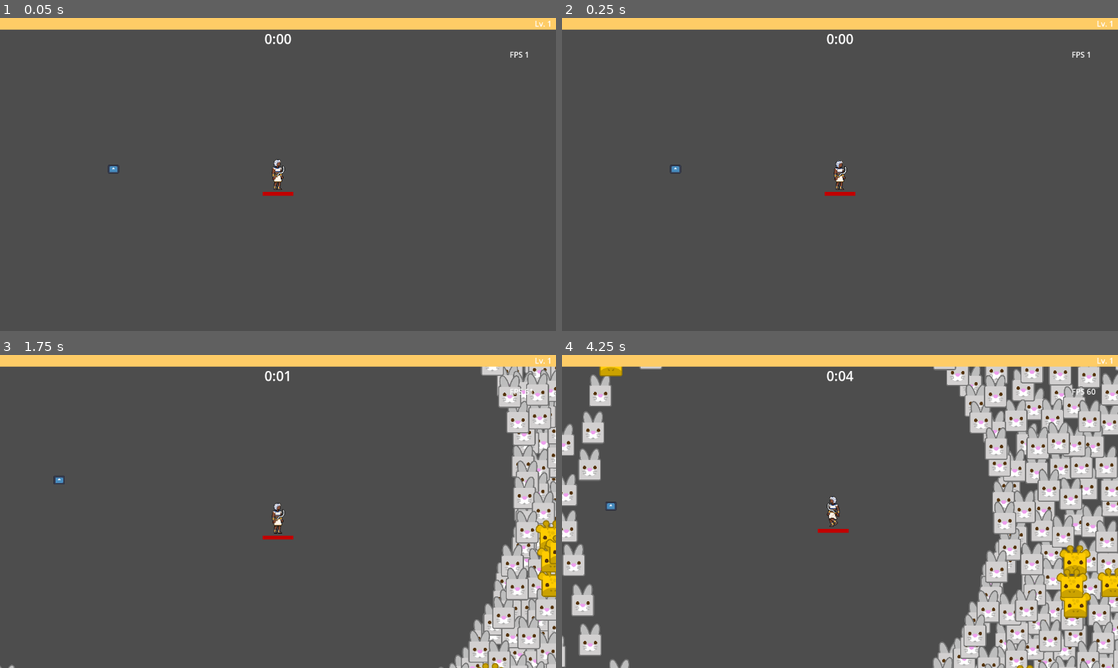
Above: before the commit, frames 1-4 (two rows, left to right).
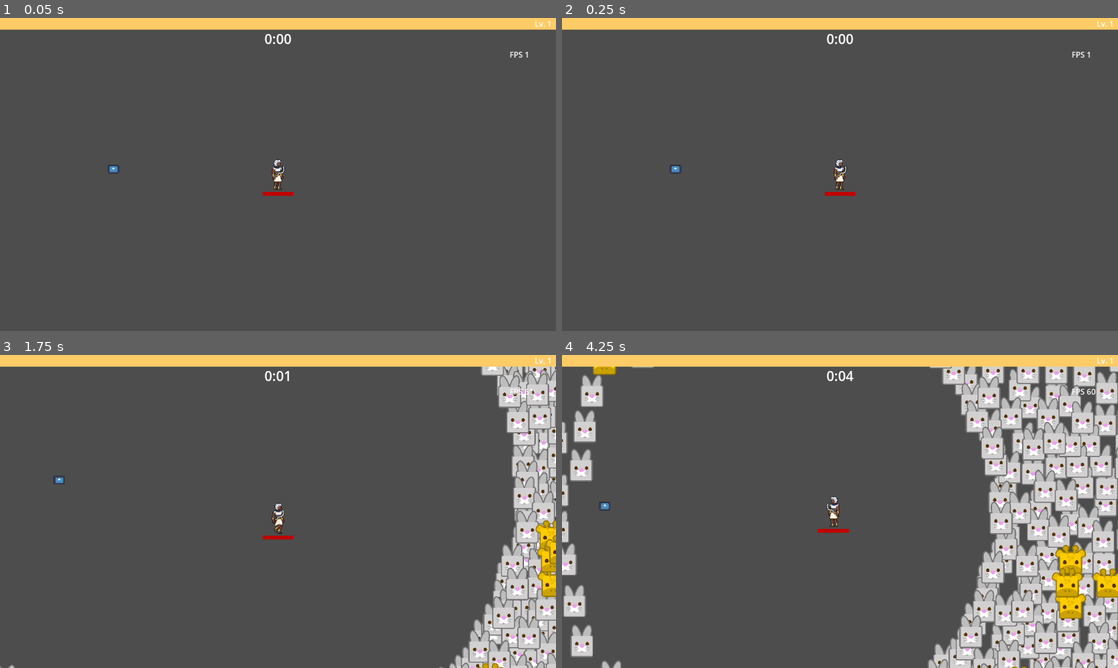
Above: after the commit, the same moments.

Repository: Boushitou/Q3_Nil_Survivor
Game: Godot game, scene res://Scenes/main_game.tscn
The game is run twice, just before and just after one commit, with the same random seed, the same clock (stepped at 60 frames per second) and the same inputs. The engine's default icon, where the game draws it, is replaced by a stand-in: a white triangle on a blue panel in a dark square.
Inputs:
- Up to frame 1 (0.05 s): no input
- Up to frame 2 (0.25 s): no input
- Up to frame 3 (1.75 s): tap Enter at 0.5 s; hold D (move_right) 0.53-1.28 s; hold S (move_down) from 1.28 s (still down)
- Up to frame 4 (4.25 s): release S (move_down) at 2.03 s; hold D (move_right) 2.03-2.78 s; hold W (move_up) 2.78-3.53 s; hold Q (move_left) from 3.53 s (still down); tap Escape (pause, bound only after the commit) at 4.15 s

Frame 1 is identical in both runs. In frame 2, less than 0.1% of the frame differs, in the area x 48-52%, y 45-52%; in frame 3, 0.1%; in frame 4, 18%, in the area x 0-100%, y 3-100%.

Commit message:
Pause is now handled by the Game Manager.

Diff:
--- a/Scenes/Player.tscn
+++ b/Scenes/Player.tscn
@@ -57,10 +57,12 @@
 radius = 126.0
 
 [node name="Player" type="Node" node_paths=PackedStringArray("player_movement") groups=["player"]]
+process_mode = 3
 script = ExtResource("1_d1yww")
 player_movement = NodePath("Body")
 
 [node name="Body" type="Area2D" parent="." node_paths=PackedStringArray("player_stats", "inventory")]
+process_mode = 1
 collision_mask = 6
 monitorable = false
 script = ExtResource("2_jhwxv")
@@ -68,12 +70,14 @@
 inventory = NodePath("../Inventory")
 
 [node name="BodyCollision" type="CollisionShape2D" parent="Body" node_paths=PackedStringArray("health")]
+process_mode = 1
 position = Vector2(-1.5, 0)
 shape = SubResource("RectangleShape2D_rexpl")
 script = ExtResource("5_b0aba")
 health = NodePath("../../Health")
 
 [node name="AnimatedSprite2D" type="AnimatedSprite2D" parent="Body" node_paths=PackedStringArray("player_controller")]
+process_mode = 1
 sprite_frames = SubResource("SpriteFrames_cghne")
 animation = &"idle"
 frame_progress = 0.578545
@@ -81,6 +85,7 @@
 player_controller = NodePath("../..")
 
 [node name="XpArea" type="Area2D" parent="Body"]
+process_mode = 1
 visible = false
 collision_layer = 0
 collision_mask = 4
@@ -91,12 +96,14 @@
 shape = SubResource("CircleShape2D_2iisx")
 
 [node name="PlayerAttack" type="Node" parent="Body" node_paths=PackedStringArray("inventory", "player_movement", "player_stats")]
+process_mode = 1
 script = ExtResource("9_4gebf")
 inventory = NodePath("../../Inventory")
 player_movement = NodePath("..")
 player_stats = NodePath("../../PlayerStats")
 
 [node name="Control" type="Control" parent="Body"]
+process_mode = 1
 layout_mode = 3
 anchors_preset = 0
 offset_left = -24.0
@@ -105,6 +112,7 @@
 offset_bottom = 112.0
 
 [node name="HealthProgressBar" type="TextureProgressBar" parent="Body/Control" node_paths=PackedStringArray("health")]
+process_mode = 1
 z_index = 10
 layout_mode = 0
 offset_left = -8.0
@@ -122,6 +130,7 @@
 health = NodePath("../../../Health")
 
 [node name="PlayerStats" type="Node" parent="." node_paths=PackedStringArray("inventory", "health")]
+process_mode = 1
 script = ExtResource("4_jjtk5")
 inventory = NodePath("../Inventory")
 stats = {
@@ -135,10 +144,12 @@
 health = NodePath("../Health")
 
 [node name="Health" type="Node" parent="."]
+process_mode = 1
 script = ExtResource("6_lf85x")
 total_health = 99999
 
 [node name="Inventory" type="Node" parent="."]
+process_mode = 1
 process_priority = -1
 script = ExtResource("7_mn01f")
 starting_weapon_data = ExtResource("10_3t0p2")
--- a/Scenes/UIs/main_menu.tscn
+++ b/Scenes/UIs/main_menu.tscn
@@ -1,6 +1,6 @@
 [gd_scene load_steps=3 format=3 uid="uid://c1b7w07yqen6i"]
 
-[ext_resource type="Script" path="res://Scripts/UIs/MainMenu.gd" id="1_67p6t"]
+[ext_resource type="Script" path="res://Scripts/UIs/Menu.gd" id="1_67p6t"]
 
 [sub_resource type="LabelSettings" id="LabelSettings_tbc1t"]
 font_size = 62
--- /dev/null
+++ b/Scenes/UIs/pause_menu.tscn
@@ -0,0 +1,86 @@
+[gd_scene load_steps=3 format=3 uid="uid://blevg44ichqh8"]
+
+[ext_resource type="Script" path="res://Scripts/UIs/Menu.gd" id="1_3pw4b"]
+[ext_resource type="Texture2D" uid="uid://cwok782vrw060" path="res://Assets/Shapes/Square.png" id="1_cg81r"]
+
+[node name="pause_menu" type="Control"]
+layout_mode = 3
+anchors_preset = 15
+anchor_right = 1.0
+anchor_bottom = 1.0
+grow_horizontal = 2
+grow_vertical = 2
+script = ExtResource("1_3pw4b")
+
+[node name="Background" type="NinePatchRect" parent="."]
+modulate = Color(0.687215, 0.687215, 0.687215, 1)
+layout_mode = 1
+anchors_preset = 8
+anchor_left = 0.5
+anchor_top = 0.5
+anchor_right = 0.5
+anchor_bottom = 0.5
+offset_left = -195.0
+offset_top = -217.5
+offset_right = 195.0
+offset_bottom = 217.5
+grow_horizontal = 2
+grow_vertical = 2
+texture = ExtResource("1_cg81r")
+
+[node name="MarginContainer" type="MarginContainer" parent="Background"]
+layout_mode = 1
+anchors_preset = 15
+anchor_right = 1.0
+anchor_bottom = 1.0
+offset_left = 22.0
+offset_top = 18.0
+offset_right = -19.0
+offset_bottom = -24.0
+grow_horizontal = 2
+grow_vertical = 2
+
+[node name="Label" type="Label" parent="Background/MarginContainer"]
+layout_mode = 2
+size_flags_horizontal = 4
+size_flags_vertical = 0
+theme_override_colors/font_color = Color(0, 0, 0, 1)
+theme_override_font_sizes/font_size = 56
+text = "PAUSE"
+
+[node name="VBoxContainer" type="VBoxContainer" parent="Background"]
+layout_mode = 1
+anchors_preset = 7
+anchor_left = 0.5
+anchor_top = 1.0
+anchor_right = 0.5
+anchor_bottom = 1.0
+offset_left = -68.0
+offset_top = -282.5
+offset_right = 68.0
+offset_bottom = -73.5
+grow_horizontal = 2
+grow_vertical = 0
+size_flags_horizontal = 4
+size_flags_vertical = 4
+theme_override_constants/separation = 36
+alignment = 1
+
+[node name="ResumeButton" type="Button" parent="Background/VBoxContainer"]
+layout_mode = 2
+size_flags_horizontal = 4
+size_flags_vertical = 4
+theme_override_font_sizes/font_size = 32
+text = "RESUME"
+
+[node name="FpsCheck" type="CheckButton" parent="Background/VBoxContainer"]
+layout_mode = 2
+theme_override_colors/font_color = Color(0, 0, 0, 1)
+text = "Display Fps"
+
+[node name="Button" type="Button" parent="Background/VBoxContainer"]
+layout_mode = 2
+theme_override_font_sizes/font_size = 32
+text = "QUIT"
+
+[connection signal="pressed" from="Background/VBoxContainer/ResumeButton" to="." method="_on_resume_button_pressed"]
--- a/Scripts/Items/ItemSelector.gd
+++ b/Scripts/Items/ItemSelector.gd
@@ -28,8 +28,8 @@
 
 	if items_to_display.size() > 0:
 		display_items()
-		get_tree().paused = true
-		Engine.time_scale = 0.0
+		SignalBus.pause_pressed.emit()
+		SignalBus.enable_pause.emit(false)
 		pass
 	else:
 		make_parent_not_visible(null)
@@ -129,7 +129,8 @@
 		child.queue_free()
 
 	get_parent().visible = false
-	get_tree().paused = false
+	SignalBus.enable_pause.emit(true)
+	SignalBus.pause_pressed.emit()
 
 
 func _on_visibility_changed() -> void:
@@ -137,8 +138,6 @@
 		return
 	if get_parent().is_visible_in_tree():
 		prepare_items_to_display()
-	else:
-		Engine.time_scale = 1.0
 
 
 func set_focus_neighbors() -> void:
--- a/Scripts/Player/PlayerAnimation.gd
+++ b/Scripts/Player/PlayerAnimation.gd
@@ -3,15 +3,23 @@
 
 @export var player_controller : PlayerController
 
+var animation_paused : bool = false
+
 func _ready() -> void:
 	player_controller.connect("moving_signal", set_moving_animation)
+	SignalBus.connect("pause_pressed", on_animation_paused)
 
 
 func set_moving_animation(direction : Vector2) -> void:
-	if direction == Vector2.ZERO:
-		play("idle")
-	else:
-		play("walk")
+	if not animation_paused:
+		if direction == Vector2.ZERO:
+			play("idle")
+		else:
+			play("walk")
 
-		if direction.x != 0:
-			flip_h = direction.x < 0
+			if direction.x != 0:
+				flip_h = direction.x < 0
+
+
+func on_animation_paused() -> void:
+	animation_paused = not animation_paused
--- a/Scripts/Player/PlayerController.gd
+++ b/Scripts/Player/PlayerController.gd
@@ -6,13 +6,14 @@
 
 signal moving_signal(direction: Vector2)
 
-# Called every frame. 'delta' is the elapsed time since the previous frame.
-func _process(_delta) -> void:
+
+func _input(_event: InputEvent) -> void:
 	handle_inputs()
 
 
 func handle_inputs() -> void:
 	movement_input()
+	pause_game()
 
 
 func movement_input() -> void:
@@ -30,3 +31,8 @@
 
 func apply_direction() -> void:
 	player_movement.initiate_move(direction)
+
+
+func pause_game() -> void:
+	if Input.is_action_pressed("pause"):
+		SignalBus.pause_pressed.emit()
--- a/Scripts/Systems/GameManager.gd
+++ b/Scripts/Systems/GameManager.gd
@@ -1,10 +1,33 @@
 extends Node
 class_name GameManager
 
+var game_is_paused : bool = false
+var can_pause : bool = true
 
 func _ready() -> void:
 	SignalBus.connect("time_over", on_game_win)
+	SignalBus.connect("pause_pressed", pause_game)
+	SignalBus.connect("enable_pause", enable_pause)
 
 
 func on_game_win() -> void:
 	print("Game Win")
+
+
+func pause_game() -> void:
+	if can_pause:
+		if game_is_paused:
+			get_tree().paused = false
+			game_is_paused = false
+			Engine.time_scale = 1.0
+		else:
+			get_tree().paused = true
+			game_is_paused = true
+			Engine.time_scale = 0.0
+
+		print("game is paused ? : ", game_is_paused)
+
+
+func enable_pause(pause_enabled : bool) -> void:
+	can_pause = pause_enabled
+	print("can pause ? : ", can_pause)
--- a/Scripts/UIs/MainMenu.gd
+++ b/Scripts/UIs/Menu.gd
@@ -1,5 +1,5 @@
 extends Control
-class_name MainMenu
+class_name Menu
 
 func change_scene(scene_name : String) -> void:
 	get_tree().change_scene_to_file(scene_name)
@@ -15,3 +15,7 @@
 
 func _on_quit_button_pressed():
 	quit_game()
+
+
+func _on_resume_button_pressed():
+	SignalBus.pause_pressed.emit()
--- a/Scripts/Utils/SignalBus.gd
+++ b/Scripts/Utils/SignalBus.gd
@@ -11,3 +11,6 @@
 
 signal minute_passed
 signal time_over
+
+signal pause_pressed()
+signal enable_pause(can_pause : bool)
--- a/project.godot
+++ b/project.godot
@@ -65,8 +65,9 @@
 , Object(InputEventJoypadButton,"resource_local_to_scene":false,"resource_name":"","device":-1,"button_index":12,"pressure":0.0,"pressed":false,"script":null)
 ]
 }
-test_action={
+pause={
 "deadzone": 0.5,
-"events": [Object(InputEventKey,"resource_local_to_scene":false,"resource_name":"","device":-1,"window_id":0,"alt_pressed":false,"shift_pressed":false,"ctrl_pressed":false,"meta_pressed":false,"pressed":false,"keycode":0,"physical_keycode":4194309,"key_label":0,"unicode":0,"echo":false,"script":null)
+"events": [Object(InputEventKey,"resource_local_to_scene":false,"resource_name":"","device":0,"window_id":0,"alt_pressed":false,"shift_pressed":false,"ctrl_pressed":false,"meta_pressed":false,"pressed":false,"keycode":0,"physical_keycode":4194305,"key_label":0,"unicode":0,"echo":false,"script":null)
+, Object(InputEventJoypadButton,"resource_local_to_scene":false,"resource_name":"","device":-1,"button_index":6,"pressure":0.0,"pressed":false,"script":null)
 ]
 }
